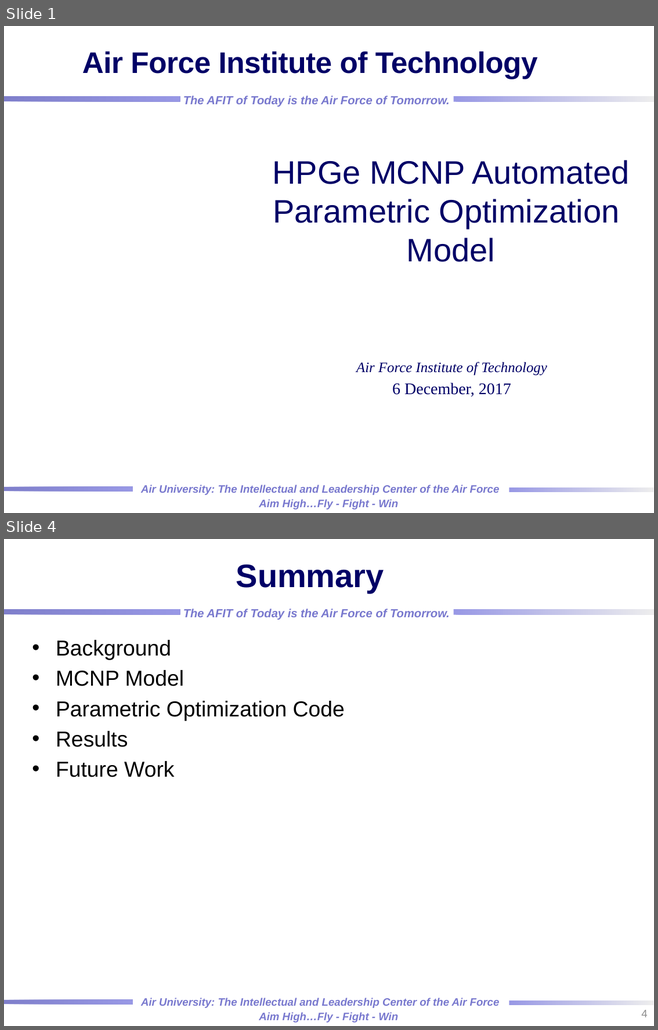
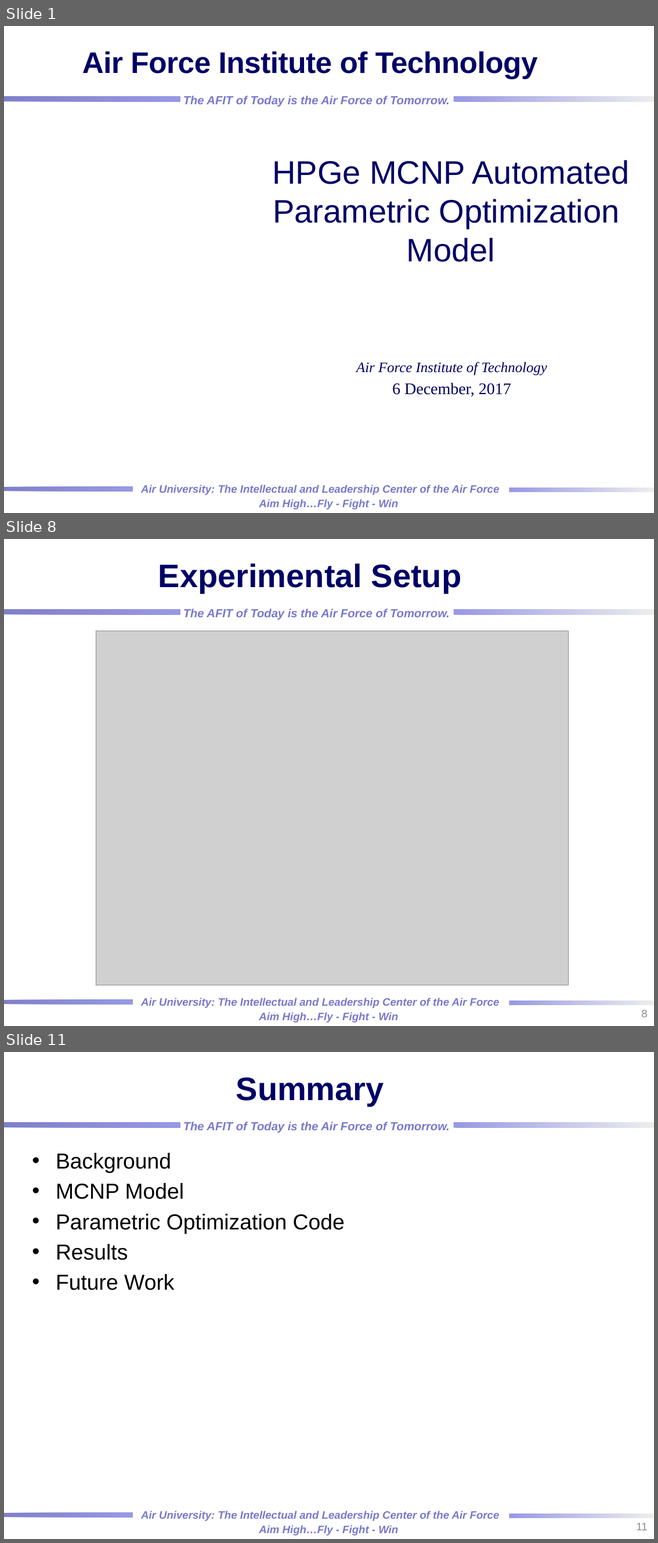
Before and after one commit to rtorzilli/GeDetector-Project, a slide deck: Report/HPGe_Automation Optimization_MCNP_Model.pptx. Shown one above the other, each under a label of ours: slides 1 and 4 before the commit, slides 1, 8 and 11 after it; the slides between them are not shown. The pictures are 658x1030 and 658x1543 pixels, drawn with LibreOffice and Linux fonts; fonts in the diff are those of the drawing; grey boxes stand for pictures; background and template pictures are left out. Boxes give left, top, right and bottom in pixels: in the first picture for what was removed or moved away, otherwise in the second. Text is boxed around its words. In the diff, an @@ line names an element or a change of style, - is before the commit and + after.

```diff
--- a/Report/HPGe_Automation Optimization_MCNP_Model.pptx
+++ b/Report/HPGe_Automation Optimization_MCNP_Model.pptx
@@ slide 8 added at bbox=[4, 539, 654, 1026], background picture (left out); not listed: 7 template elements that a slide beside it also shows @@
@@ title added at bbox=[158, 563, 461, 592], 36 pt, text #000066, bold @@
+Experimental Setup
@@ picture added at bbox=[96, 631, 568, 985] @@
@@ page number added at bbox=[641, 1010, 647, 1017], 12 pt, text #8C8C8C @@
+8
@@ what was slide 4 is now slide 11 @@
@@ page number at bbox=[636, 1523, 647, 1530]: text changed @@
-4
+11
```
Also in this commit, not shown: 2 slides changed, 9 other slides added, 6 other files.
